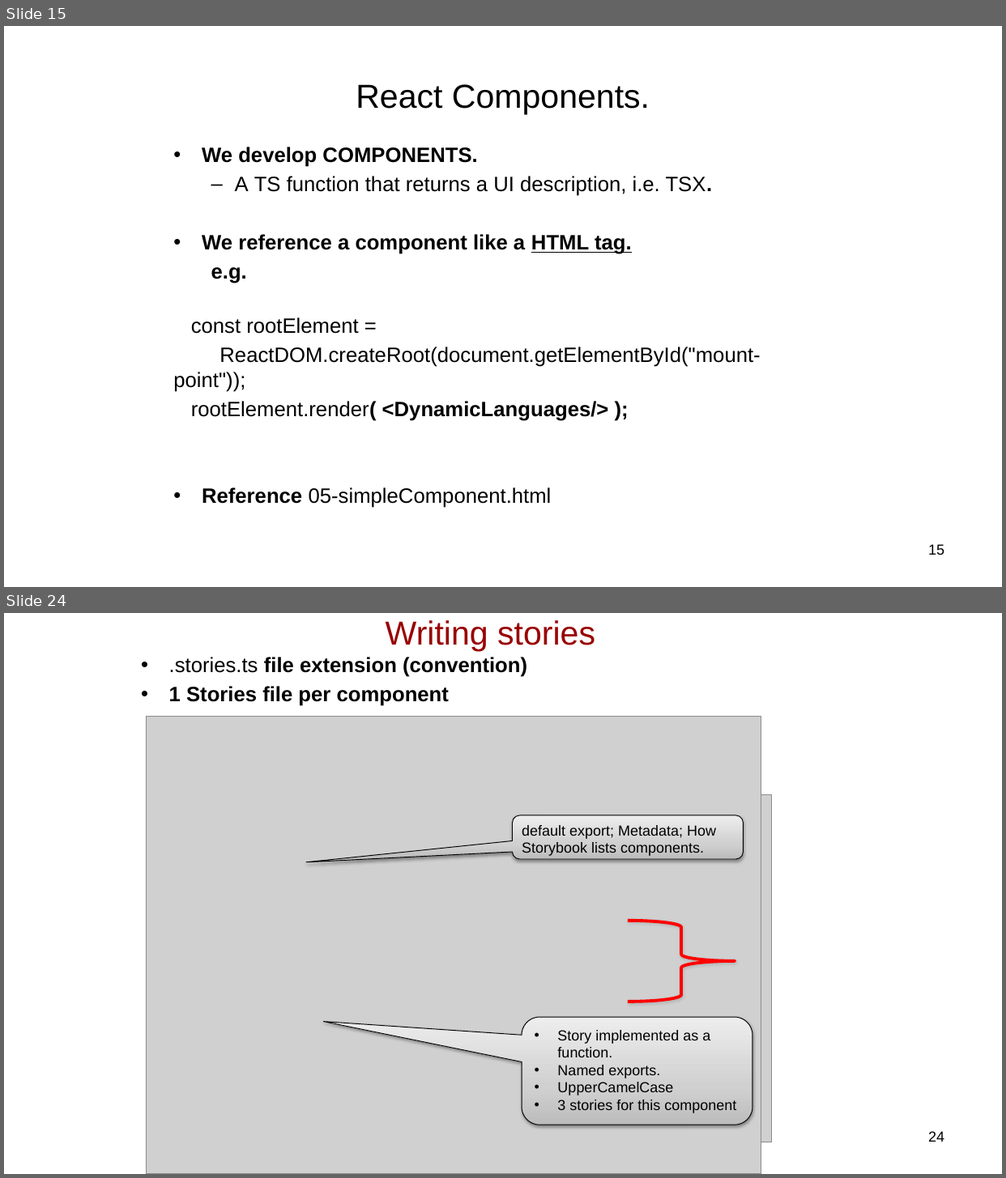
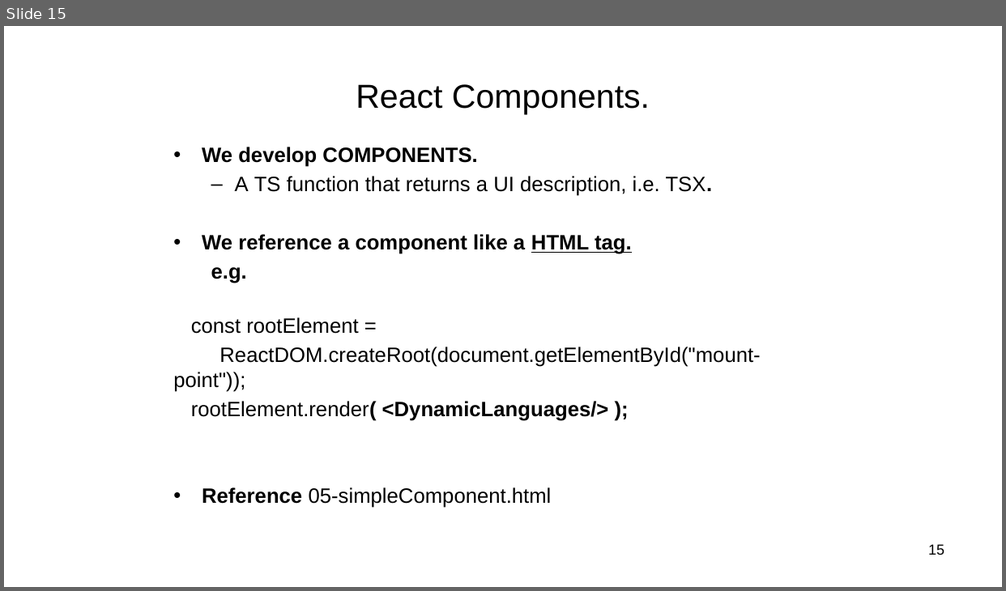
Before and after one commit to wit-hdip-comp-sci-2024/full-stack-2, a slide deck: topic-2/talk-1/ReactJS_01.pptx. Shown one above the other, each under a label of ours: slides 15 and 24 before the commit, slide 15 after it; the slides between them are not shown. The pictures are 1006x1178 and 1006x591 pixels, drawn with LibreOffice and Linux fonts; fonts in the diff are those of the drawing; grey boxes stand for pictures. Boxes give left, top, right and bottom in pixels: in the first picture for what was removed or moved away, otherwise in the second. Text is boxed around its words. In the diff, an @@ line names an element or a change of style, - is before the commit and + after.

```diff
--- a/topic-2/talk-1/ReactJS_01.pptx
+++ b/topic-2/talk-1/ReactJS_01.pptx
@@ slide 24 removed at (x1=4, y1=613, x2=1002, y2=1174), background #FFFFFF @@
@@ title removed at (x1=386, y1=620, x2=595, y2=652) @@
-Writing stories
@@ text removed at (x1=169, y1=657, x2=527, y2=706) @@
-• .stories.ts file extension (convention)
-• 1 Stories file per component
@@ picture removed at (x1=147, y1=717, x2=761, y2=1174) @@
@@ picture removed at (x1=168, y1=795, x2=772, y2=1142) @@
@@ rounded speech box removed at (x1=513, y1=815, x2=743, y2=860) @@
-default export; Metadata; How Storybook lists components.
@@ right brace removed at (x1=628, y1=921, x2=735, y2=1002) @@
@@ rounded speech box removed at (x1=522, y1=1017, x2=752, y2=1125) @@
-• Story implemented as a function.
-• Named exports.
-• UpperCamelCase
-• 3 stories for this component
@@ page number removed at (x1=928, y1=1131, x2=944, y2=1142) @@
-24
```
Also in this commit, not shown: 7 slides changed, 21 other slides removed, 20 other files.
